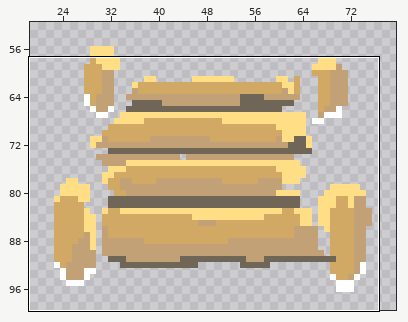
Two versions of one pixel-art file, Assets/Art/sloppy-dock.ase. The picture above shows the old version from afar; the outline marks the close-up.
Close-up. Before the edit:
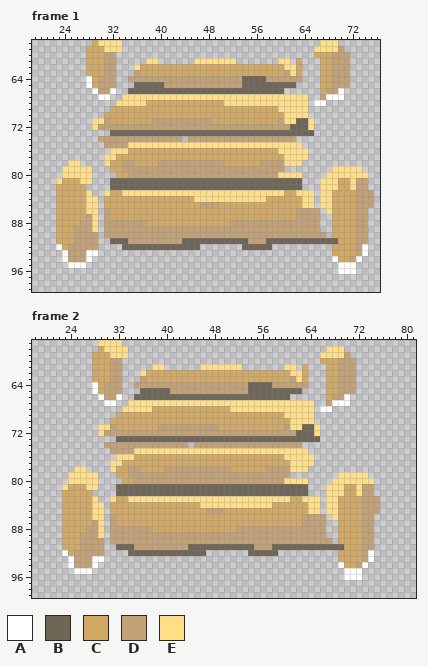
100x100 pixels, 10 frames. Shown: frame 1: x 19..76, y 58..99; frame 2: x 18..81, y 57..99. The wide view leaves out empty margins. The commit also changed other frames or places, which this record leaves out.
Palette (. is transparent): A #ffffff  B #706658  C #d1a964  D #c2a176  E #ffde85
Pixels before, frame 1 (only the part around the change), first column x 19:
 58 ..........CEEEE.................................EEE.......
 59 .........CCCEEE................................EEEED......
 60 .........CCCDD.................................CCCDDD.....
 61 .........CCCDD.....EE......EEEEEEE.......EE.C...CCDDD.....
 62 .........CCCDD...ECCCCCCCCCCCCCCCCCCCCCCCCEEC...CCDDD.....
 63 .........CCCDD...DCCCCCCCCCCCCCCCCCCCCCCCCDEC...CCDDD.....
 64 .........ACDDD..DDDDDDDDDDDDDDDDDDDBBBBDDDDDD...CCDDD.....
 65 .........ACDDD...BBBBBDDDDDDDDDDDDDBBBBBBBBB....CCDDD.....
 66 ..........ADDA..BBBBBBBBBBBBBBBBBBBBBBBBBB......CDDA......
 67 ...........AA..EEEEEEEEEEEEEEEEEEEEEEEEEEEEEEE..DAAA......
 68 ..............EEEEECCCCCCCCCCCCCEEEEEEEEEEEEEE.AA.........
 69 .............CCCCCCCCCCCCCCCCCCCCCCCCCCCCEEEEE............
 70 ............CCCCCCCCCCCCCCCCCCCCCCCCCCCCCCEEEE............
 71 ..........EEDCCCCCCCDDDDDDDDDDCCCCCCCCCCCDEEBBE...........
 72 ..........EDDDDDDDDDDDDDDDDDDDDDDDDDDDDDDDDBBBE...........
 73 .............BBBBBBBBBBBBBBBBBBBBBBBBBBBBBBBBBB...........
 74 ...........DDDDDDDDDDDDDD.DDDDDDDDDDDDDDDDDD..............
 75 ............DDDDEEEEEEEEEEEEEEEEEEEEEEEEEEEEE.............
 76 .............EEECCCCCCCCCCCCCCCCCCCCCCCCCEEEEE............
 77 ............EECCCCCCCCCCCCCCCCCCCCCCCCCCCCEEEE............
 78 ......EE....ECCDDCCCCDDDDDDDDDDDCCCCCCDDDDEEE.............
 79 .....EEEEE...CCDDDDDDDDDDDDDDDDDDDDDDDDDDD........EEEEE...
 80 .....EEEEE....CCDDDDDDDDDDDDDDDDDDDDDDDDDEEEE....EEEEEEE..
 81 ....ECCCEE...BBBBBBBBBBBBBBBBBBBBBBBBBBBBBBBB...EEECCEDD..
 82 ....CCCCC....BBBBBBBBBBBBBBBBBBBBBBBBBBBBBBBB...EEECCEDD..
 83 ....CCCCCE..ECCEEEEEEEEEEEEEEEEEEEEEEEEEEECCEEE.EECCCCDDD.
 84 ....CCCCCEE.CCCCCCCCCCCCCCCEEEEEEEEEEEECCCCCCEE.EECCCCDDD.
 85 ....CCCCCEE.CCCCCCCCCCCCCCCCDDDCCCCCCCCCCCCCCEE.EECCCCDDD.
 86 ....CCCCCEE.DCCCCCCCCCCCCCCCCCCCCCCCCCCCCCCCDDDD.ECCCCDD..
 87 ....CCCCCDE.DCCCCCCCCCCCCCCCCCCCCCCCCCCCCCCCDDDD..CCCCDD..
 88 ....CCCCDDE.DDDDDDDCCCCCCCCCCCCCCDDDDDDDDDDDDDDD..CCCCDD..
 89 ....CCCDDDE.DDDDDDDDDDDDDDDDDDDDDDDDDDDDDDDDDDDD..CCCCDD..
 90 ....CCCDDDD.DDDDDDDDDDDDDDDDDDDDDDDDDDDDDDDDDDDDD.CCCCDD..
 91 ....CCCDDDD..BBBDDDDDDDDDBBBBBBBBBBBDDDBBBBBBBBBBBBCCCDD..
 92 ....ACDDDDD....BBBBBBBBBBBBB.......BBBBB..........CCCCDA..
 93 .....ADDDAA.......................................CCCCDA..
 94 .....ADDDA........................................ACCDA...
 95 ......AAA..........................................AAA....
 96 ...................................................AAA....
 97 ..........................................................
 98 ..........................................................
 99 ..........................................................
Pixels before, frame 2 (only the part around the change), first column x 18:
 57 ...........EEEE.................................................
 58 ...........CEEEE.................................EEE............
 59 ..........CCCEEE................................EEEED...........
 60 ..........CCCDD.................................CCCDDD..........
 61 ..........CCCDD.....EE......EEEEEEE.......EE.C...CCDDD..........
 62 ..........CCCDD...ECCCCCCCCCCCCCCCCCCCCCCCCEEC...CCDDD..........
 63 ..........CCCDD...DCCCCCCCCCCCCCCCCCCCCCCCCDEC...CCDDD..........
 64 ..........ACDDD..DDDDDDDDDDDDDDDDDDDBBBBDDDDDD...CCDDD..........
 65 ..........ACDDD...BBBBBDDDDDDDDDDDDDBBBBBBBBB....CCDDD..........
 66 ...........ADDA..BBBBBBBBBBBBBBBBBBBBBBBBBB......CDDA...........
 67 ............AA..EEEEEEEEEEEEEEEEEEEEEEEEEEEEEEE..DAAA...........
 68 ...............EEEEECCCCCCCCCCCCCEEEEEEEEEEEEEE.AA..............
 69 ..............CCCCCCCCCCCCCCCCCCCCCCCCCCCCEEEEE.................
 70 .............CCCCCCCCCCCCCCCCCCCCCCCCCCCCCCEEEE.................
 71 ...........EEDCCCCCCCDDDDDDDDDDCCCCCCCCCCCDEEBBE................
 72 ...........EDDDDDDDDDDDDDDDDDDDDDDDDDDDDDDDDBBBE................
 73 ..............BBBBBBBBBBBBBBBBBBBBBBBBBBBBBBBBBB................
 74 ............DDDDDDDDDDDDDD.DDDDDDDDDDDDDDDDDD...................
 75 .............DDDDEEEEEEEEEEEEEEEEEEEEEEEEEEEEE..................
 76 ..............EEECCCCCCCCCCCCCCCCCCCCCCCCCEEEEE.................
 77 .............EECCCCCCCCCCCCCCCCCCCCCCCCCCCCEEEE.................
 78 .......EE....ECCDDCCCCDDDDDDDDDDDCCCCCCDDDDEEE..................
 79 ......EEEEE...CCDDDDDDDDDDDDDDDDDDDDDDDDDDD........EEEEE........
 80 ......EEEEE....CCDDDDDDDDDDDDDDDDDDDDDDDDDEEEE....EEEEEEE.......
 81 .....ECCCEE...BBBBBBBBBBBBBBBBBBBBBBBBBBBBBBBB...EEECCEDD.......
 82 .....CCCCC....BBBBBBBBBBBBBBBBBBBBBBBBBBBBBBBB...EEECCEDD.......
 83 .....CCCCCE..ECCEEEEEEEEEEEEEEEEEEEEEEEEEEECCEEE.EECCCCDDD......
 84 .....CCCCCEE.CCCCCCCCCCCCCCCEEEEEEEEEEEECCCCCCEE.EECCCCDDD......
 85 .....CCCCCEE.CCCCCCCCCCCCCCCCDDDCCCCCCCCCCCCCCEE.EECCCCDDD......
 86 .....CCCCCEE.DCCCCCCCCCCCCCCCCCCCCCCCCCCCCCCCDDDD.ECCCCDD.......
 87 .....CCCCCDE.DCCCCCCCCCCCCCCCCCCCCCCCCCCCCCCCDDDD..CCCCDD.......
 88 .....CCCCDDE.DDDDDDDCCCCCCCCCCCCCCDDDDDDDDDDDDDDD..CCCCDD.......
 89 .....CCCDDDE.DDDDDDDDDDDDDDDDDDDDDDDDDDDDDDDDDDDD..CCCCDD.......
 90 .....CCCDDDD.DDDDDDDDDDDDDDDDDDDDDDDDDDDDDDDDDDDDD.CCCCDD.......
 91 .....CCCDDDD..BBBDDDDDDDDDBBBBBBBBBBBDDDBBBBBBBBBBBBCCCDD.......
 92 .....ACDDDDD....BBBBBBBBBBBBB.......BBBBB..........CCCCDA.......
 93 ......ADDDAA.......................................CCCCDA.......
 94 ......ADDDA........................................ACCDA........
 95 .......AAA..........................................AAA.........
 96 ....................................................AAA.........
 97 ................................................................
 98 ................................................................
 99 ................................................................
The result:
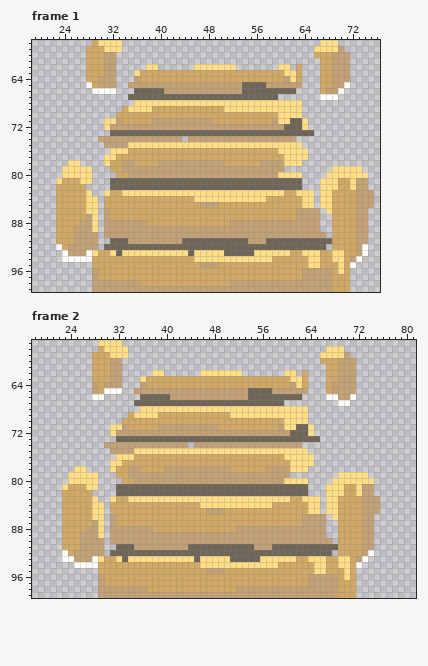
The author wrote: dock has ripples, art hole is filled
What changed:
Frame 1:
y 61: x 38..39 EE -> ..; x 46..52 EEEEEEE -> .......; x 60..61 EE -> ..; x 63 C -> .
y 62: x 36..60 ECCCCCCCCCCCCCCCCCCCCCCCC -> ..EE......EEEEEEE.......E; x 62 E -> .
y 63: x 36 D -> E; x 61 D -> E
y 64: x 28 A -> C; x 35 D -> .; x 37..60 DDDDDDDDDDDDDDDDDBBBBDDD -> CCCCCCCCCCCCCCCCCCCCCCCC; x 62..63 DD -> EC
y 65: x 35..40 .BBBBB -> DDDDDD; x 58..63 BBBBB. -> DDDDDD; x 71 D -> A
y 66: x 30..31 DD -> AA; x 35 B -> .; x 41..53 BBBBBBBBBBBBB -> DDDDDDDDDDDDD; x 61..62 .. -> BB
y 67: x 30..31 AA -> ..; x 34..64 EEEEEEEEEEEEEEEEEEEEEEEEEEEEEEE -> .BBBBBBBBBBBBBBBBBBBBBBBBB.....; x 67 D -> A; x 70 A -> .
y 68: x 33..35 EEE -> ...; x 38..50 CCCCCCCCCCCCC -> EEEEEEEEEEEEE; x 64 E -> .; x 66..67 AA -> ..
y 69: x 32..33 CC -> ..; x 35..38 CCCC -> EEEE; x 51..59 CCCCCCCCC -> EEEEEEEEE; x 64 E -> .
y 70: x 31..32 CC -> ..; x 60 C -> E; x 64 E -> .
y 71: x 29..33 EEDCC -> ..EED; x 59..60 CD -> DE; x 62 E -> B; x 64..65 BE -> E.
y 72: x 29..31 EDD -> ..E; x 61 D -> B; x 64..65 BE -> E.
y 91: x 69 B -> C
y 92: x 31..33 ... -> BBB; x 47..53 ....... -> BBBBBBB; x 59..67 ......... -> BBBBBBBBB
y 93: x 29..70 A.......................................CC -> ECCEBEEEEEEEEEEEBEEEEEBBBBBEEEEEECCEEECCEE
y 94: x 25..27 DDD -> AAA; x 29..70 ........................................AC -> CCCCCCCCCCCCCCCCCEEEEEEEEEEEEECCCCCCEECCEE
y 95: x 25..27 AAA -> ...; x 29..71 .........................................AA -> CCCCCCCCCCCCCCCCCCDDDCCCCCCCCCCCCCCCEECCCEC
y 96: x 29..72 .........................................AAA -> DCCCCCCCCCCCCCCCCCCCCCCCCCCCCCCCCCCDDDDDCEC.
y 97: x 29..71 ........................................... -> DCCCCCCCCCCCCCCCCCCCCCCCCCCCCCCCCCCDDDDDCCC
y 98: x 29..71 ........................................... -> DDDDDDDDCCCCCCCCCCCCCCCDDDDDDDDDDDDDDDDDCCC
y 99: x 29..71 ........................................... -> DDDDDDDDDDDDDDDDDDDDDDDDDDDDDDDDDDDDDDDDCCC
Frame 2:
y 61: x 38..39 EE -> ..; x 46..52 EEEEEEE -> .......; x 60..61 EE -> ..; x 63 C -> .
y 62: x 36..60 ECCCCCCCCCCCCCCCCCCCCCCCC -> ..EE......EEEEEEE.......E; x 62 E -> .
y 63: x 36 D -> E; x 61 D -> E
y 64: x 28 A -> D; x 35 D -> .; x 37..60 DDDDDDDDDDDDDDDDDBBBBDDD -> CCCCCCCCCCCCCCCCCCCCCCCC; x 62..63 DD -> EC; x 68 C -> D
y 65: x 28 A -> D; x 30..32 DDD -> AAA; x 35..40 .BBBBB -> DDDDDD; x 58..63 BBBBB. -> DDDDDD; x 68 C -> D
y 66: x 28 . -> A; x 30..32 DDA -> ...; x 35 B -> .; x 41..53 BBBBBBBBBBBBB -> DDDDDDDDDDDDD; x 61..62 .. -> BB; x 67..68 CD -> AA; x 70..71 A. -> DA
y 67: x 30..31 AA -> ..; x 34..64 EEEEEEEEEEEEEEEEEEEEEEEEEEEEEEE -> .BBBBBBBBBBBBBBBBBBBBBBBBB.....; x 67..68 DA -> ..
y 68: x 33..35 EEE -> ...; x 38..50 CCCCCCCCCCCCC -> EEEEEEEEEEEEE; x 64 E -> .; x 66..67 AA -> ..
y 69: x 32..33 CC -> ..; x 35..38 CCCC -> EEEE; x 51..59 CCCCCCCCC -> EEEEEEEEE; x 64 E -> .
y 70: x 31..32 CC -> ..; x 60 C -> E; x 64 E -> .
y 71: x 29..33 EEDCC -> ..EED; x 59..60 CD -> DE; x 62 E -> B; x 64..65 BE -> E.
y 72: x 29..31 EDD -> ..E; x 61 D -> B; x 64..65 BE -> E.
y 91: x 69 B -> C
y 92: x 31..33 ... -> BBB; x 47..53 ....... -> BBBBBBB; x 59..67 ......... -> BBBBBBBBB
y 93: x 23 . -> A; x 29..70 A.......................................CC -> ECCEBEEEEEEEEEEEBEEEEEBBBBBEEEEEECCEEECCEE; x 72..74 CDA -> DA.
y 94: x 24..27 ADDD -> .AAA; x 29..70 ........................................AC -> CCCCCCCCCCCCCCCCCEEEEEEEEEEEEECCCCCCEECCEE; x 72..73 DA -> A.
y 95: x 25..27 AAA -> ...; x 29..72 .........................................AAA -> CCCCCCCCCCCCCCCCCCDDDCCCCCCCCCCCCCCCEECCCEC.
y 96: x 29..72 .........................................AAA -> DCCCCCCCCCCCCCCCCCCCCCCCCCCCCCCCCCCDDDDDCEC.
y 97: x 29..71 ........................................... -> DCCCCCCCCCCCCCCCCCCCCCCCCCCCCCCCCCCDDDDDCCC
y 98: x 29..71 ........................................... -> DDDDDDDDCCCCCCCCCCCCCCCDDDDDDDDDDDDDDDDDCCC
y 99: x 29..71 ........................................... -> DDDDDDDDDDDDDDDDDDDDDDDDDDDDDDDDDDDDDDDDCCC
Boxes around the changes in both close-ups, in picture pixels (x1, y1, x2, y2):
changed: (86, 58, 350, 130)
changed: (68, 238, 356, 292)
changed: (92, 364, 356, 436)
changed: (62, 544, 374, 598)
